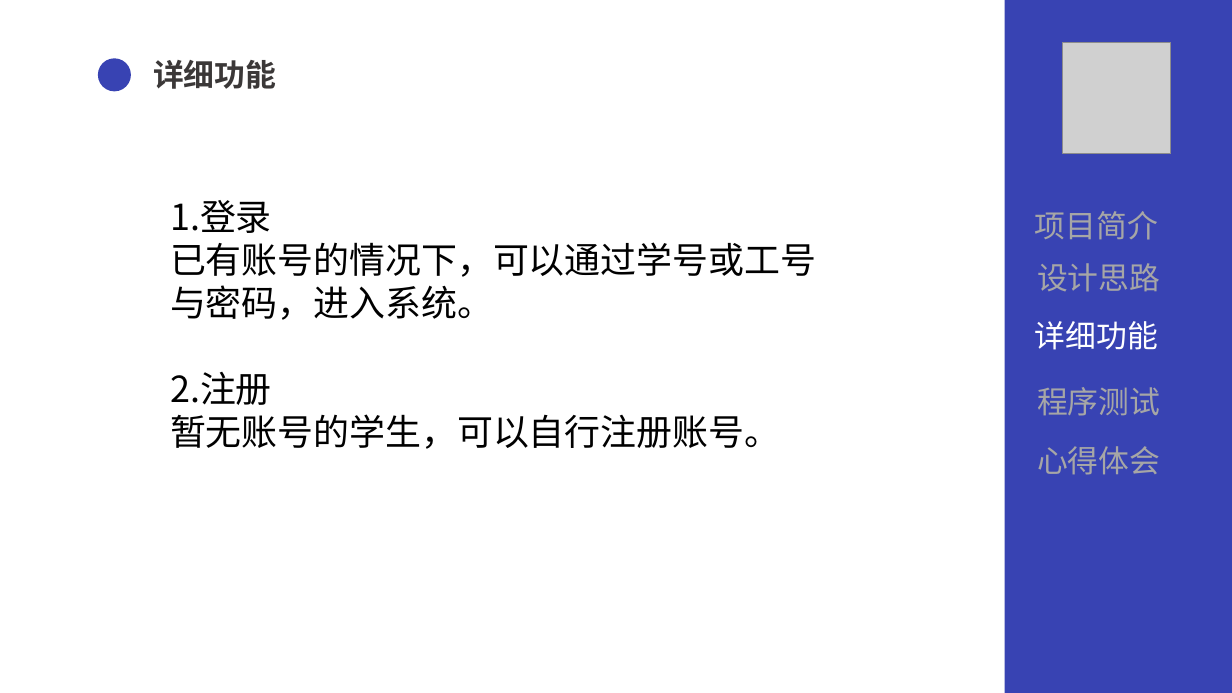
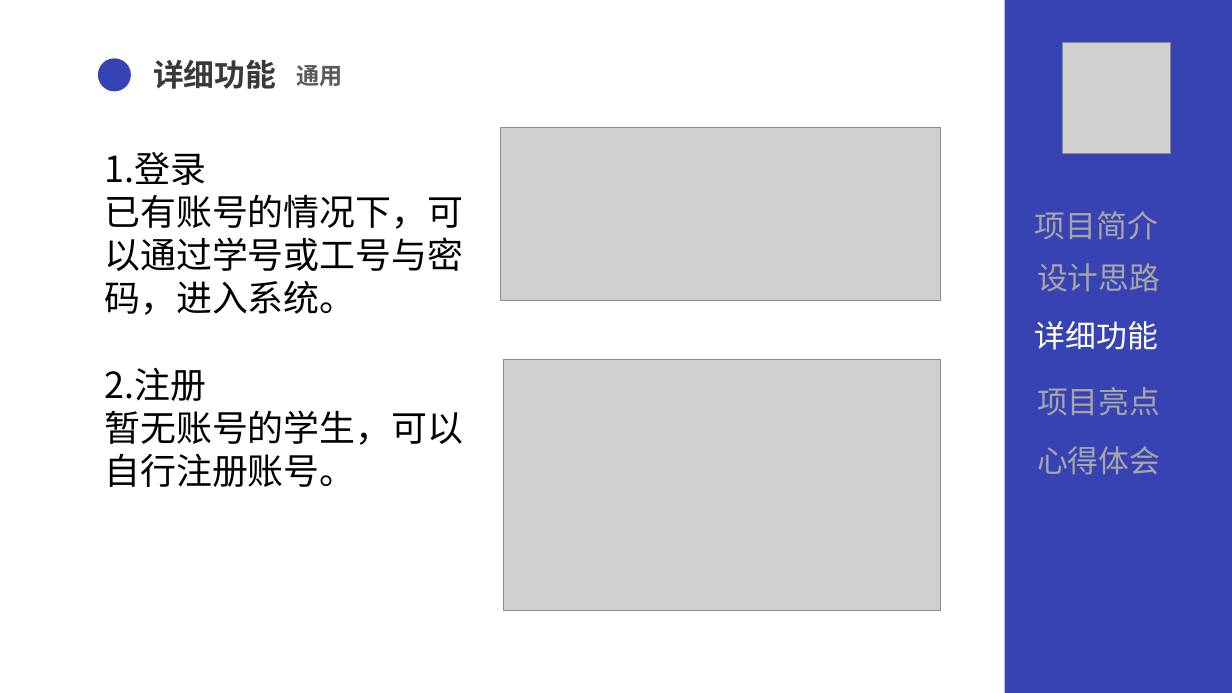
Before and after one commit to wang-kaopu/assignment, a slide deck: slide 8 of document/QG汇报.pptx. Drawn at 1232x693 pixels with LibreOffice and Linux fonts; fonts in the diff are those of the drawing; grey boxes stand for pictures. Boxes give left, top, right and bottom in pixels: in the first picture for what was removed or moved away, otherwise in the second. Text is boxed around its words. In the diff, an @@ line names an element or a change of style, - is before the commit and + after.

Commit message:
refactor:修改PPT和项目文档

```diff
--- a/document/QG汇报.pptx
+++ b/document/QG汇报.pptx
@@ text added at (297, 65, 343, 86), 18 pt, text #595959, bold @@
+通用
@@ text "1.登录" rewrapped from (170, 200, 816, 449) to (104, 152, 463, 487) @@
@@ picture added at (501, 128, 941, 300) @@
@@ picture added at (503, 360, 940, 611) @@
@@ text at (1037, 387, 1160, 415): text changed @@
-程序测试
+项目亮点
```
Also in this commit, not shown: 8 other slides changed, 6 slides added, 1 other file.
